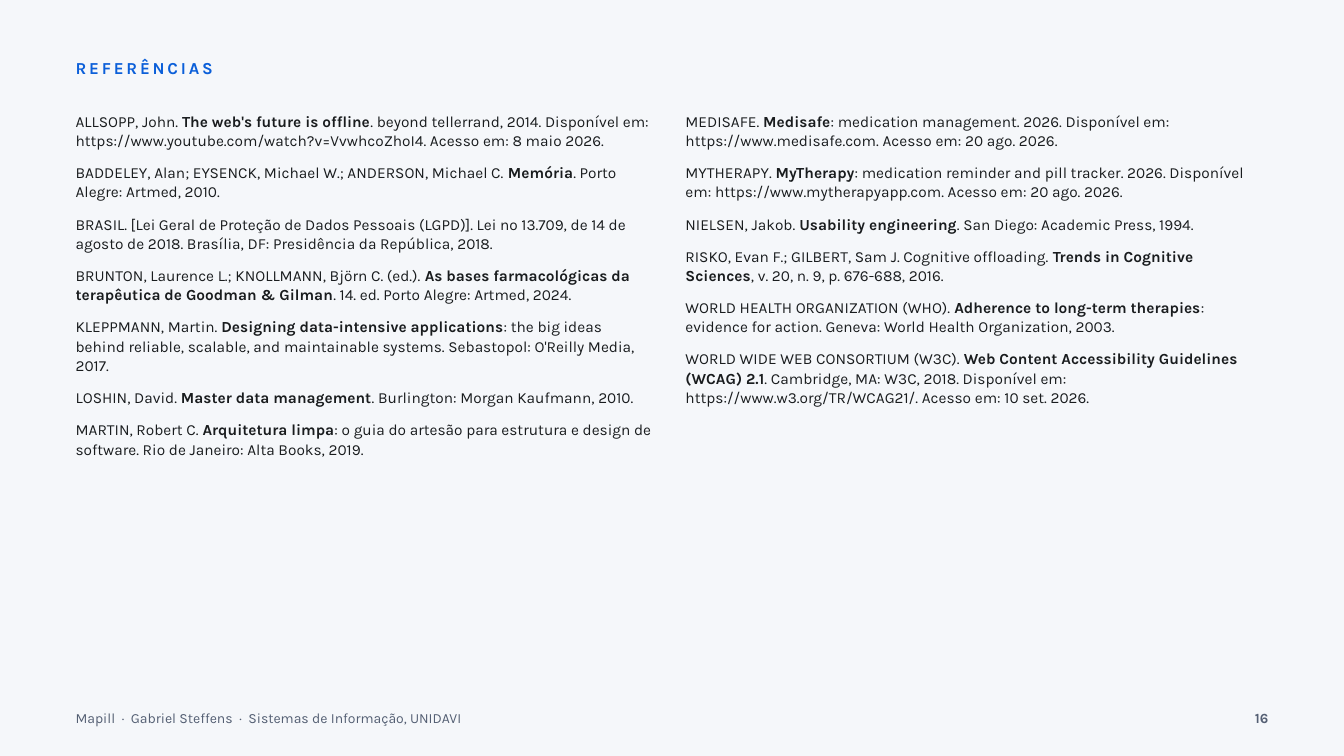
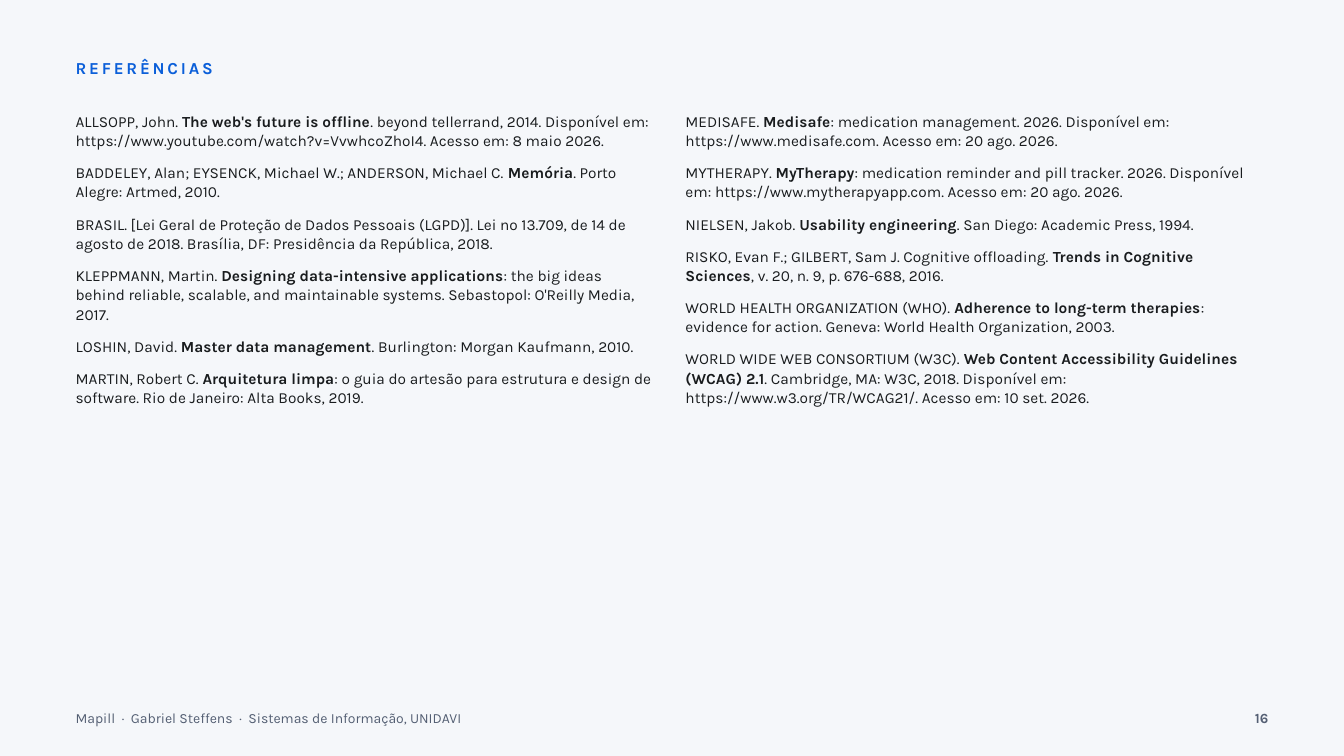
Before and after one commit to gabste8831/Mapill-Health-App, a slide deck: slide 16 of docs/tcc/apresentacao-mapill.pptx. Drawn at 1344x756 pixels with LibreOffice and Linux fonts; fonts in the diff are those of the drawing. Boxes give left, top, right and bottom in pixels: in the first picture for what was removed or moved away, otherwise in the second. Text is boxed around its words. In the diff, an @@ line names an element or a change of style, - is before the commit and + after.

```diff
--- a/docs/tcc/apresentacao-mapill.pptx
+++ b/docs/tcc/apresentacao-mapill.pptx
@@ text at (76,269,629,304): paragraph removed @@
-BRUNTON, Laurence L.; KNOLLMANN, Björn C. (ed.). As bases farmacológicas da terapêutica de Goodman & Gilman. 14. ed. Porto Alegre: Artmed, 2024.
```
Also in this commit, not shown: 1 other slide changed, 2 other files.
